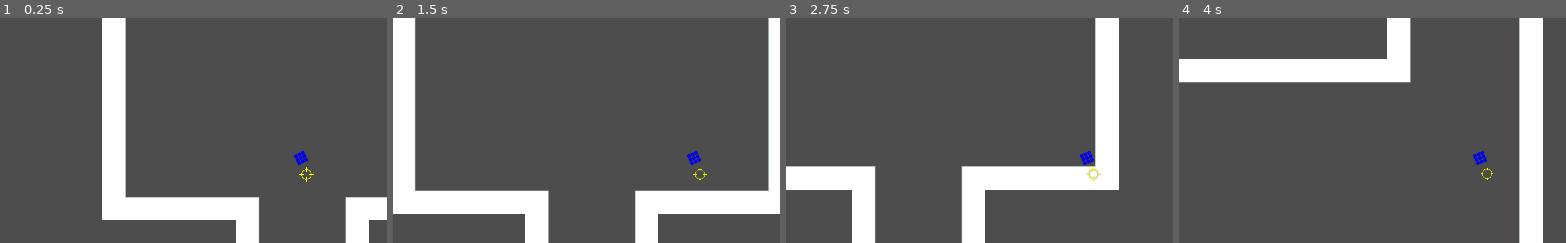
Above: before the commit, frames 1-4 (left to right).
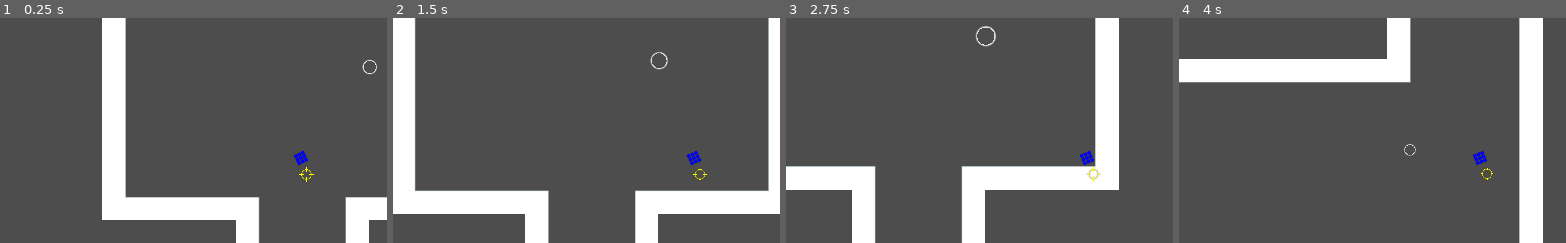
Above: after the commit, the same moments.

Repository: sebszczec/Bambo
Game: Godot game, scene res://scenes/world.tscn
Two runs of this game, one before a commit and one after it. Both use one fixed random seed, a clock stepped at 60 frames per second and the inputs below.
Inputs:
- Up to frame 1 (0.25 s): no input
- Up to frame 2 (1.5 s): hold Right (ui_right) 0.53-1.28 s; hold Down (ui_down) from 1.28 s (still down)
- Up to frame 3 (2.75 s): release Down (ui_down) at 2.03 s; hold Right (ui_right) from 2.03 s (still down)
- Up to frame 4 (4 s): release Right (ui_right) at 2.78 s; hold Up (ui_up) 2.78-3.53 s; hold Left (ui_left) from 3.53 s (still down)
The pictures show only the part of the screen within x 9-59%, y 19-69%; the shares and areas given below are measured in that part.

The runs differ from the first frame. In frame 1, less than 0.1% of the frame differs, in the area x 93-98%, y 18-25%; in frame 2, 0.1%; in frame 3, 0.1%, in the area x 48-55%, y 3-13%; in frame 4, less than 0.1%.

Commit message:
first draft of ball enemy added

Diff:
--- /dev/null
+++ b/scenes/ball_enemy.tscn
@@ -0,0 +1,21 @@
+[gd_scene load_steps=4 format=3 uid="uid://ca6sxsibqlyef"]
+
+[ext_resource type="Script" path="res://scripts/BallEnemy.gd" id="1_lo5sg"]
+[ext_resource type="Texture2D" uid="uid://tju24jdhjg17" path="res://resources/kenney_particle_pack/circle_02.png" id="2_r5nxe"]
+
+[sub_resource type="CircleShape2D" id="CircleShape2D_2h81d"]
+radius = 7.0
+
+[node name="BallEnemy" type="CharacterBody2D"]
+script = ExtResource("1_lo5sg")
+
+[node name="CollisionShape2D" type="CollisionShape2D" parent="."]
+shape = SubResource("CircleShape2D_2h81d")
+
+[node name="Sprite2D" type="Sprite2D" parent="."]
+scale = Vector2(0.05, 0.05)
+texture = ExtResource("2_r5nxe")
+
+[node name="ResizeTimer" type="Timer" parent="."]
+
+[connection signal="timeout" from="ResizeTimer" to="." method="_on_resize_timer_timeout"]
--- a/scenes/bullet.tscn
+++ b/scenes/bullet.tscn
@@ -4,6 +4,7 @@
 [ext_resource type="Texture2D" uid="uid://b527126t4byjy" path="res://resources/kenney_particle_pack/star_06.png" id="2_qlikn"]
 
 [sub_resource type="CircleShape2D" id="CircleShape2D_6l7qy"]
+radius = 3.0
 
 [node name="Bullet" type="StaticBody2D"]
 position = Vector2(505, 270)
--- a/scenes/world.tscn
+++ b/scenes/world.tscn
@@ -1,8 +1,9 @@
-[gd_scene load_steps=6 format=3 uid="uid://3r5m53y3clh3"]
+[gd_scene load_steps=7 format=3 uid="uid://3r5m53y3clh3"]
 
 [ext_resource type="PackedScene" uid="uid://cl0ta7xxx5arv" path="res://scenes/player.tscn" id="1_6neka"]
 [ext_resource type="Script" path="res://InputHandler.gd" id="1_af6i4"]
 [ext_resource type="Texture2D" uid="uid://7s707r00yl0c" path="res://resources/tilemaps/tile_map1.png" id="4_dmakd"]
+[ext_resource type="PackedScene" uid="uid://ca6sxsibqlyef" path="res://scenes/ball_enemy.tscn" id="4_wk6ft"]
 
 [sub_resource type="TileSetAtlasSource" id="TileSetAtlasSource_3aoy2"]
 texture = ExtResource("4_dmakd")
@@ -151,4 +152,7 @@
 format = 2
 layer_0/tile_data = PackedInt32Array(1245200, 327680, 3, 1245203, 458752, 3, 1245202, 393216, 3, 1245201, 393216, 3, 11 …(60569 unchanged characters)…
 
+[node name="BallEnemy" parent="." instance=ExtResource("4_wk6ft")]
+position = Vector2(675, 193)
+
 [connection signal="timeout" from="InputHandler/ShootingTimer" to="InputHandler" method="_on_shooting_timer_timeout"]
--- /dev/null
+++ b/scripts/BallEnemy.gd
@@ -0,0 +1,25 @@
+extends CharacterBody2D
+
+@onready var sprite = $Sprite2D
+@onready var resizeTimer = $ResizeTimer
+@onready var collisionShape = $CollisionShape2D
+
+@export var ResizeSpeed = 0.05
+
+var resizeFactor = 1
+var collisionShapeResizeSpeed = 0
+
+func _ready():
+	resizeTimer.start()
+	collisionShapeResizeSpeed = 140 * ResizeSpeed
+
+
+func _physics_process(delta):
+	sprite.scale.x = sprite.scale.x + ResizeSpeed * resizeFactor * delta
+	sprite.scale.y = sprite.scale.x
+
+	collisionShape.shape.radius = collisionShape.shape.radius + collisionShapeResizeSpeed * resizeFactor * delta
+
+
+func _on_resize_timer_timeout():
+	resizeFactor = resizeFactor * -1
--- a/scripts/Bullet.gd
+++ b/scripts/Bullet.gd
@@ -11,6 +11,7 @@
 	lifeTimer.start()
 
 
+@warning_ignore("unused_parameter")
 func _physics_process(delta):
 	velocity = velocity.normalized() * Speed
 	var collision = move_and_collide(velocity)
